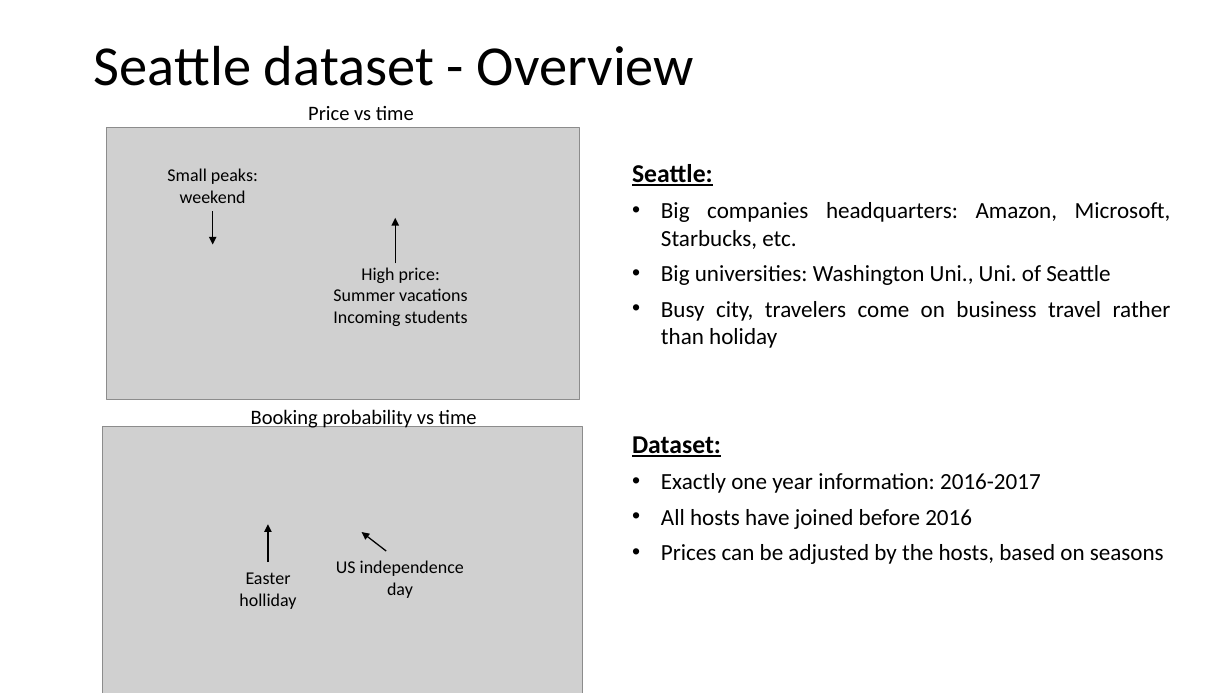
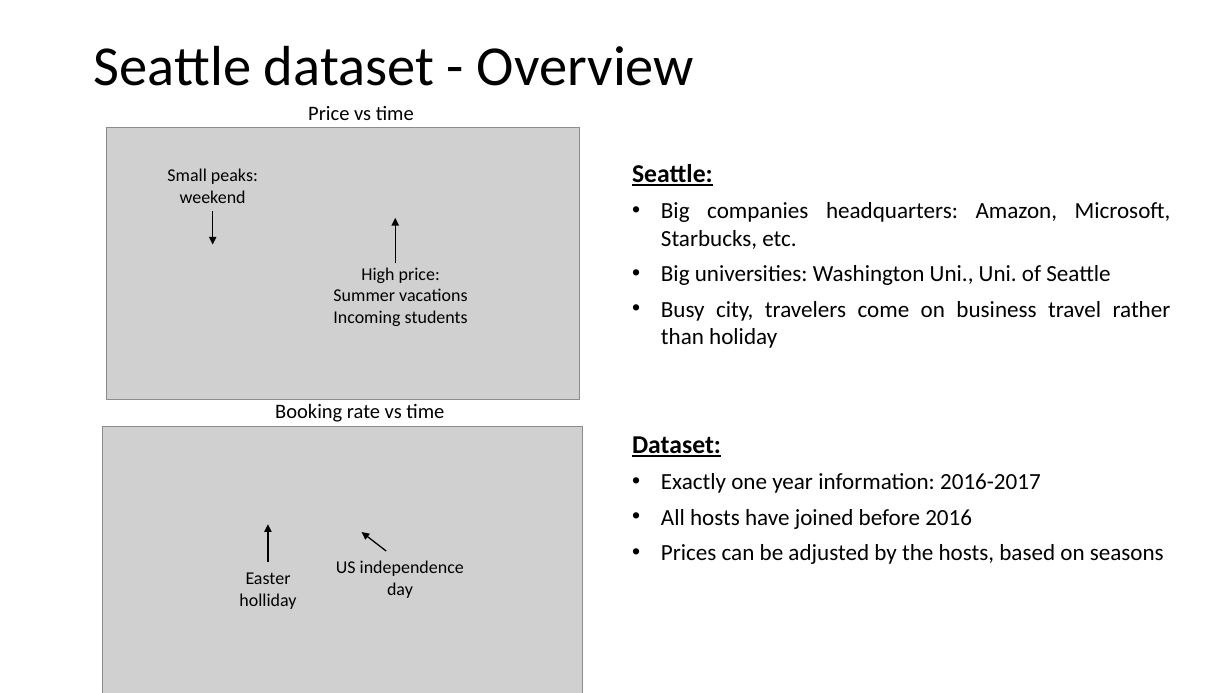
Before and after one commit to dmnguyen92/Predicting-Airbnb-host-revenue-in-Seattle, a slide deck: slide 3 of Presentation.pptx. Drawn at 1232x693 pixels with LibreOffice and Linux fonts; fonts in the diff are those of the drawing; grey boxes stand for pictures. Boxes give left, top, right and bottom in pixels: in the first picture for what was removed or moved away, otherwise in the second. Text is boxed around its words. In the diff, an @@ line names an element or a change of style, - is before the commit and + after.

```diff
--- a/Presentation.pptx
+++ b/Presentation.pptx
@@ text at box(275, 403, 444, 422): text changed @@
-Booking probability vs time
+Booking rate vs time
```
Also in this commit, not shown: 3 other slides changed.
